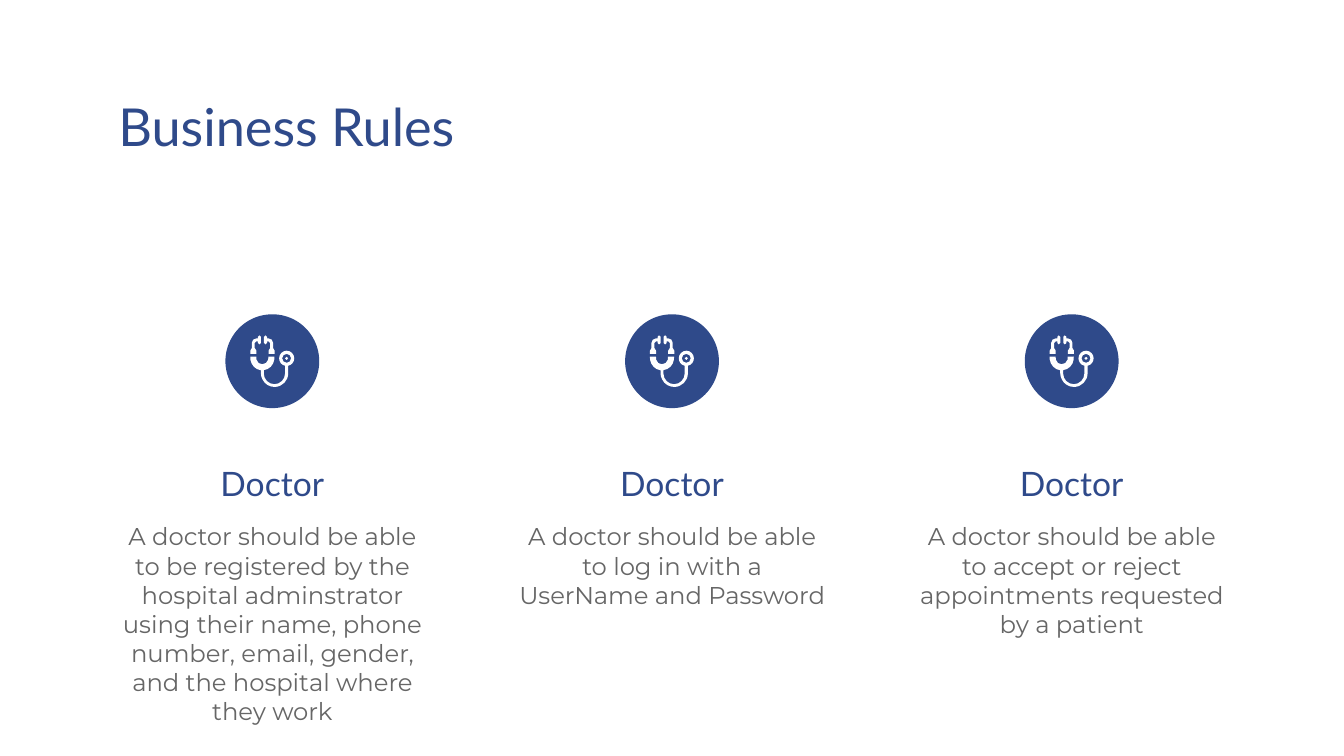
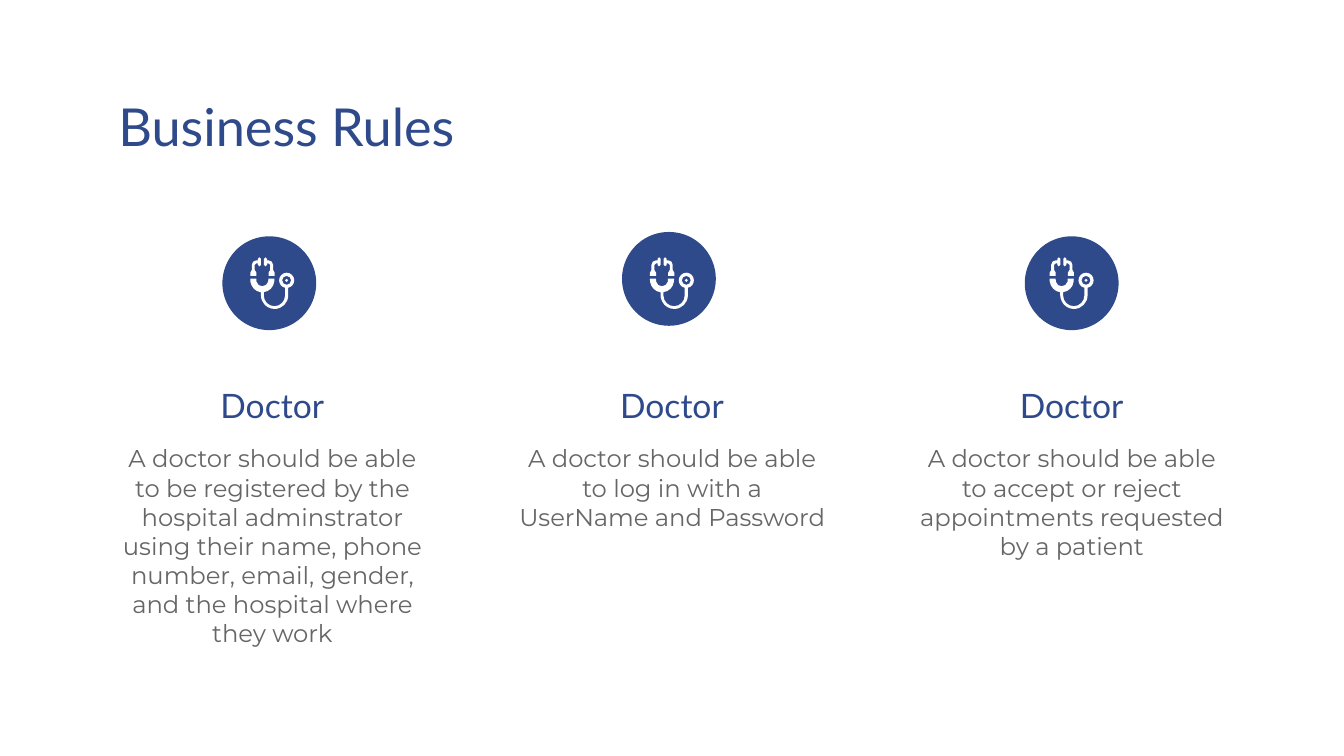
Before and after one commit to DoniaMetwalli/Hospital-System, a slide deck: slide 8 of PresentationV2.pptx. Drawn at 1344x756 pixels with LibreOffice and Linux fonts; fonts in the diff are those of the drawing. Boxes give left, top, right and bottom in pixels: in the first picture for what was removed or moved away, otherwise in the second. Text is boxed around its words. In the diff, an @@ line names an element or a change of style, - is before the commit and + after.

```diff
--- a/PresentationV2.pptx
+++ b/PresentationV2.pptx
@@ ellipse moved from (x1=226, y1=314, x2=320, y2=409) to (x1=222, y1=237, x2=316, y2=331) @@
@@ ellipse moved from (x1=625, y1=314, x2=719, y2=409) to (x1=622, y1=233, x2=716, y2=327) @@
@@ ellipse moved from (x1=1024, y1=314, x2=1118, y2=409) to (x1=1024, y1=237, x2=1118, y2=331) @@
@@ 12 freeform shapes, 3 subtitles, 3 titles moved together from (x1=123, y1=336, x2=1224, y2=725) to (x1=123, y1=257, x2=1224, y2=647) @@
```
Also in this commit, not shown: 7 other slides changed, 12 slides added.
